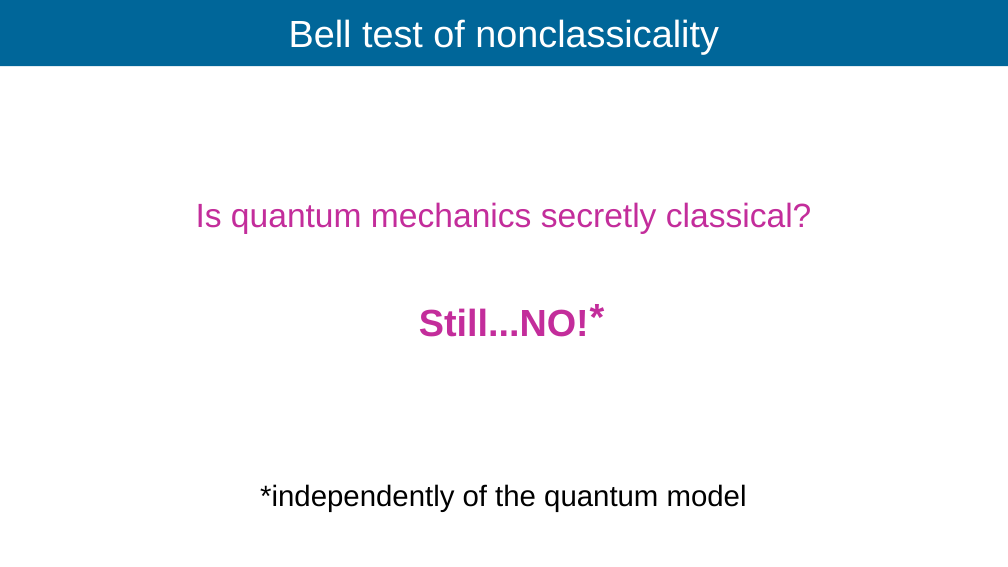
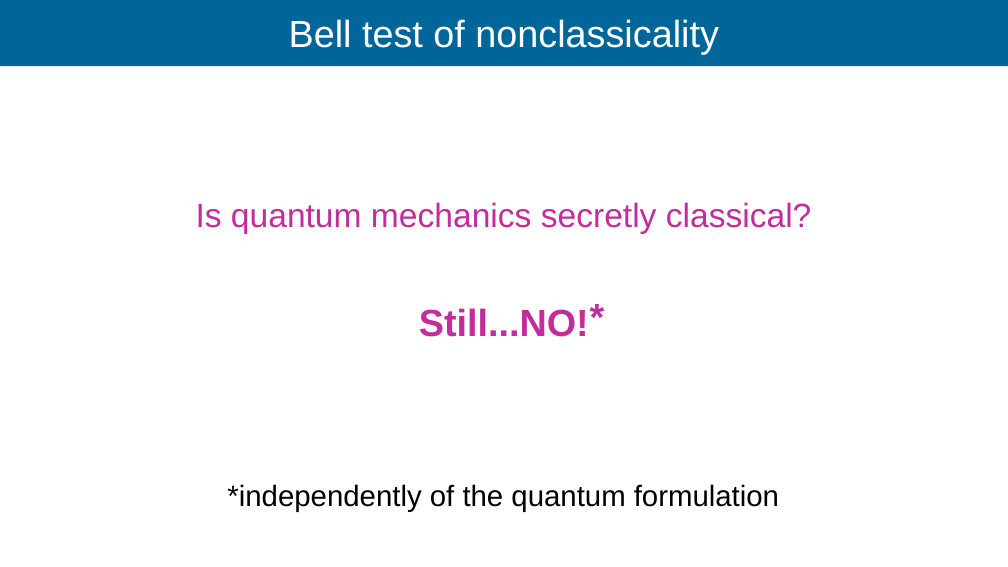
Before and after one commit to Ismaele-vincent/PhD, a slide deck: slide 69 of 2026/Talks/ILL Seminar/ILL seminar 2026 ver3.odp. Drawn at 1008x567 pixels with LibreOffice and Linux fonts; fonts in the diff are those of the drawing; background and template pictures are left out. Boxes give left, top, right and bottom in pixels: in the first picture for what was removed or moved away, otherwise in the second. Text is boxed around its words. In the diff, an @@ line names an element or a change of style, - is before the commit and + after.

```diff
--- a/2026/Talks/ILL Seminar/ILL seminar 2026 ver3.odp
+++ b/2026/Talks/ILL Seminar/ILL seminar 2026 ver3.odp
@@ text at (227, 484, 779, 512): text changed @@
-*independently of the quantum model
+*independently of the quantum formulation
```
Also in this commit, not shown: 18 other slides changed, 15 slides added, 6 other files.
